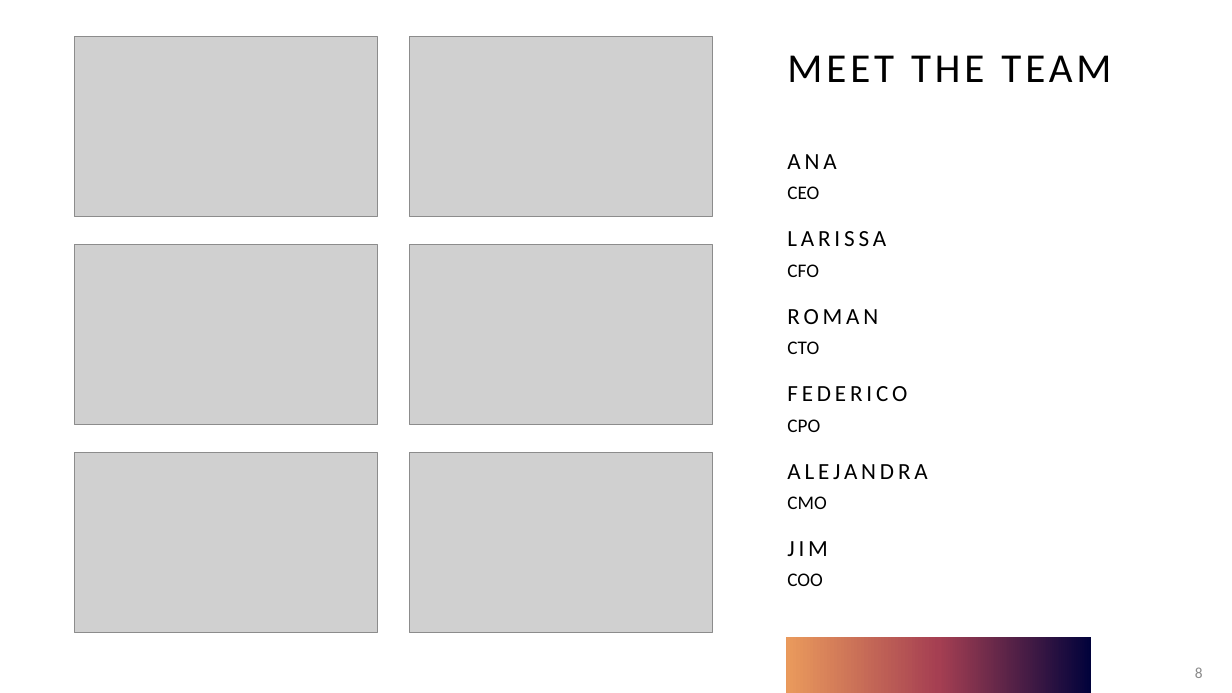
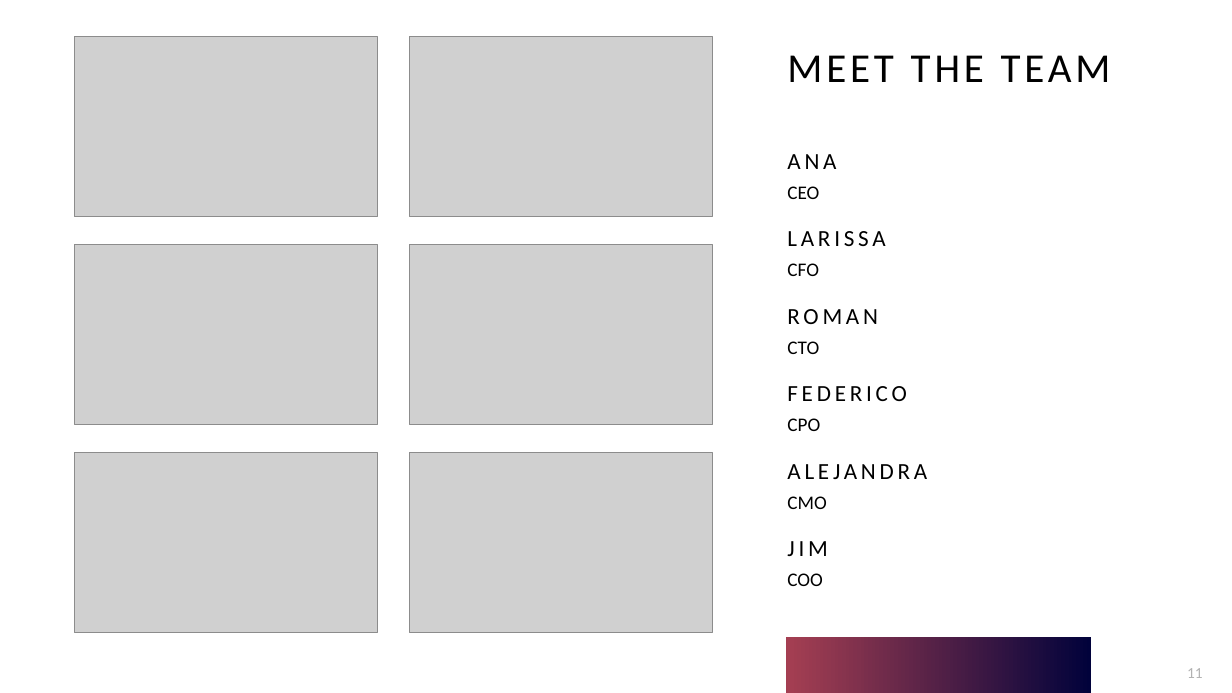
Before and after one commit to marcolongol/bff, a slide deck: slide 11 of API Gateway vs BFF_v0.pptx (slide 8 before the commit). Drawn at 1232x693 pixels with LibreOffice and Linux fonts; fonts in the diff are those of the drawing; grey boxes stand for pictures. Boxes give left, top, right and bottom in pixels: in the first picture for what was removed or moved away, otherwise in the second. Text is boxed around its words. In the diff, an @@ line names an element or a change of style, - is before the commit and + after.

```diff
--- a/API Gateway vs BFF_v0.pptx
+++ b/API Gateway vs BFF_v0.pptx
@@ rectangle at [787,637,1092,693]: fill gradient #01023B to #A53F52 to #EA9A5C to gradient #01023B to #A53F52 @@
@@ page number at [1187,668,1203,678]: text changed; text colour #8C8C8C to #B2B2B2 @@
-8
+11
```
Also in this commit, not shown: 12 other slides changed, 3 slides added.
